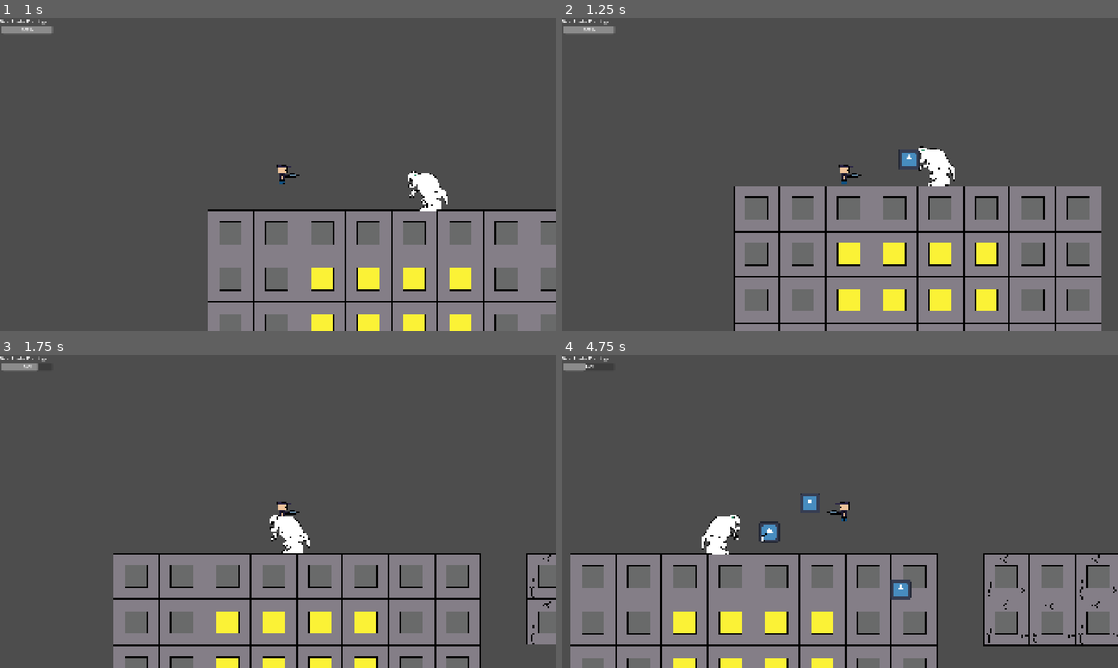
Above: before the commit, frames 1-4 (two rows, left to right).
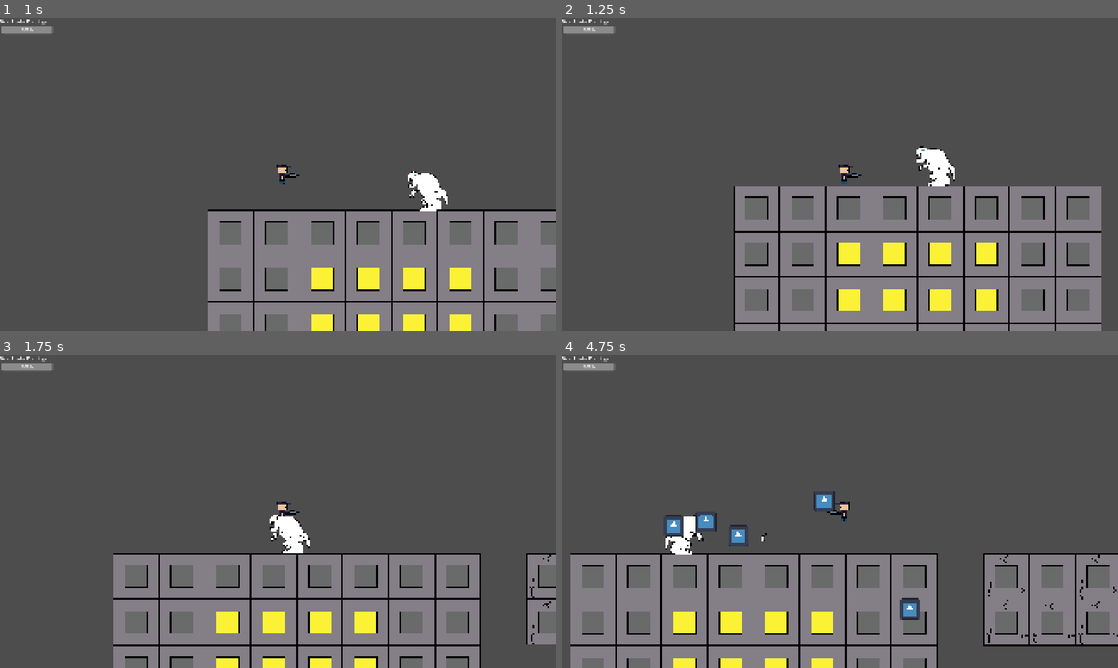
Above: after the commit, the same moments.

Repository: juliolegrandsage/bass_rush
Game: Godot game, scene res://scenes/level_1.tscn
The game is run twice, just before and just after one commit, with the same random seed, the same clock (stepped at 60 frames per second) and the same inputs. This scene is started directly instead of the project's main scene. The engine's default icon, where the game draws it, is replaced by a stand-in: a white triangle on a blue panel in a dark square.
Inputs (mouse positions are in pixels of both pictures, inside the frame that each line leads up to):
- Up to frame 1 (1 s): tap Enter (ui_accept) at 0.5, 0.77 s; move the mouse to (400, 158) at 0.52 s; hold Right (ui_right) from 0.53 s (still down); right-click (400, 158) at 0.6 s
- Up to frame 2 (1.25 s): keep holding Right (ui_right)
- Up to frame 3 (1.75 s): keep holding Right (ui_right); move the mouse to (166, 527) at 1.27 s; tap X (shoot) at 1.35 s; tap Enter (ui_accept) at 1.52 s
- Up to frame 4 (4.75 s): move the mouse to (895, 442) at 2.02 s; release Right (ui_right) at 2.03 s; hold Left (ui_left) 2.03-2.78 s; right-click (895, 442) at 2.1 s; move the mouse to (812, 574) at 2.77 s; hold Right (ui_right) 2.78-4.28 s; tap X (shoot) at 2.85, 4.35 s; tap Enter (ui_accept) at 3.02, 3.77, 4.52 s; move the mouse to (1006, 558) at 3.52 s; right-click (1006, 558) at 3.6 s; move the mouse to (673, 464) at 4.27 s; hold Left (ui_left) from 4.28 s (still down)

Frame 1 is identical in both runs. In frame 2, 0.2% of the frame differs, in the area x 60-65%, y 42-49%; in frame 3, less than 0.1%; in frame 4, 2.3%, in the area x 3-65%, y 2-85%.

Commit message:
added fixes

Diff:
--- a/scenes/oduro.gd
+++ b/scenes/oduro.gd
@@ -15,6 +15,7 @@
 
 var animator = null
 var distance_to_player: float
+var can_attack = true
 func _ready() -> void:
 	animator = $AnimatedSprite2D
 	animator.play("idle")
@@ -22,6 +23,7 @@
 func _process(delta: float) -> void:
 	if health <= 0:
 		die()
+	update_facing()
 
 func _physics_process(delta: float) -> void:
 	if not is_on_floor():
@@ -33,17 +35,20 @@
 		flip()
 	move_and_slide()
 	distance_to_player = player.global_position.distance_to(self.global_position)
-	if(distance_to_player <= 300):
-		if $attack_timer.is_stopped():
-			$attack_timer.start()
-	elif(distance_to_player > 100 and !$attack_timer.is_stopped()):
-		if not $attack_timer.is_stopped():
-			$attack_timer.stop()
+	if can_attack:
+		if(distance_to_player <= 300):
+			if $attack_timer.is_stopped():
+				$attack_timer.start()
+		elif(distance_to_player > 100 and !$attack_timer.is_stopped()):
+			if not $attack_timer.is_stopped():
+				$attack_timer.stop()
 
 func flip():
 	direction *= -1
+
 	$AnimatedSprite2D.flip_h = direction > 0
-	$RayCast2D.target_position.x = abs($RayCast2D.target_position.x) * direction
+
+	$RayCast2D.target_position.x = 86 * direction
 
 func take_damage(damage:int):
 	health -= damage
@@ -70,10 +75,9 @@
 func update_facing():
 	if not player :
 		return
+	var player_detector_collider = $player_detector.get_collider()
 
-	var to_player = player.global_position.x - global_position.x
-	if to_player != 0:
-		direction = sign(to_player)
-
-	$AnimatedSprite2D.flip_h = direction > 0
-	$RayCast2D.target_position.x = abs($RayCast2D.target_position.x) * direction
+	if player_detector_collider and player_detector_collider.is_in_group("player"):
+		can_attack = true
+	else:
+		can_attack = false
--- a/scenes/oduro.tscn
+++ b/scenes/oduro.tscn
@@ -69,6 +69,10 @@
 [node name="oduro" type="CharacterBody2D" unique_id=1890799837 groups=["enemies"]]
 script = ExtResource("1_6kvvu")
 
+[node name="RayCast2D" type="RayCast2D" parent="." unique_id=1672219454]
+position = Vector2(-62, 16)
+target_position = Vector2(-86.745, 68.64)
+
 [node name="AnimatedSprite2D" type="AnimatedSprite2D" parent="." unique_id=1713039543]
 sprite_frames = SubResource("SpriteFrames_l0ltd")
 animation = &"idle"
@@ -81,10 +85,6 @@
 [node name="projectile_spawn_point" type="Node2D" parent="." unique_id=1210361494]
 position = Vector2(-53, -20)
 
-[node name="RayCast2D" type="RayCast2D" parent="." unique_id=1672219454]
-position = Vector2(-90, -3)
-target_position = Vector2(-87, 68)
-
 [node name="attack_timer" type="Timer" parent="." unique_id=1819661244]
 wait_time = 0.449
 
--- a/scenes/oduro_projectile.gd
+++ b/scenes/oduro_projectile.gd
@@ -18,5 +18,5 @@
 
 func _on_area_2d_body_entered(body: Node2D) -> void:
 	if body.is_in_group("player"):
-		body.take_damage(3)
+		#body.take_damage(3)
 		queue_free()
